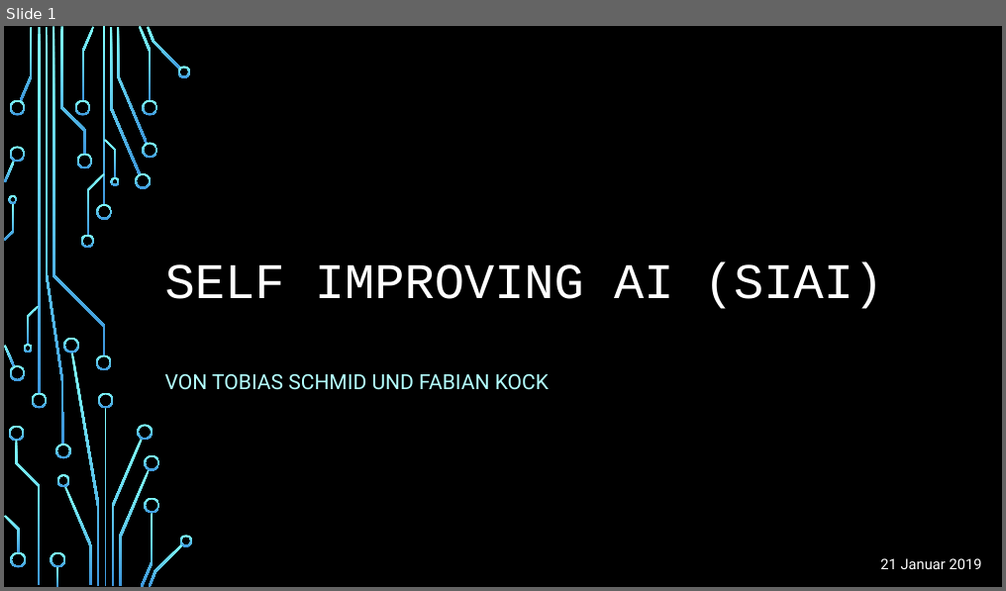
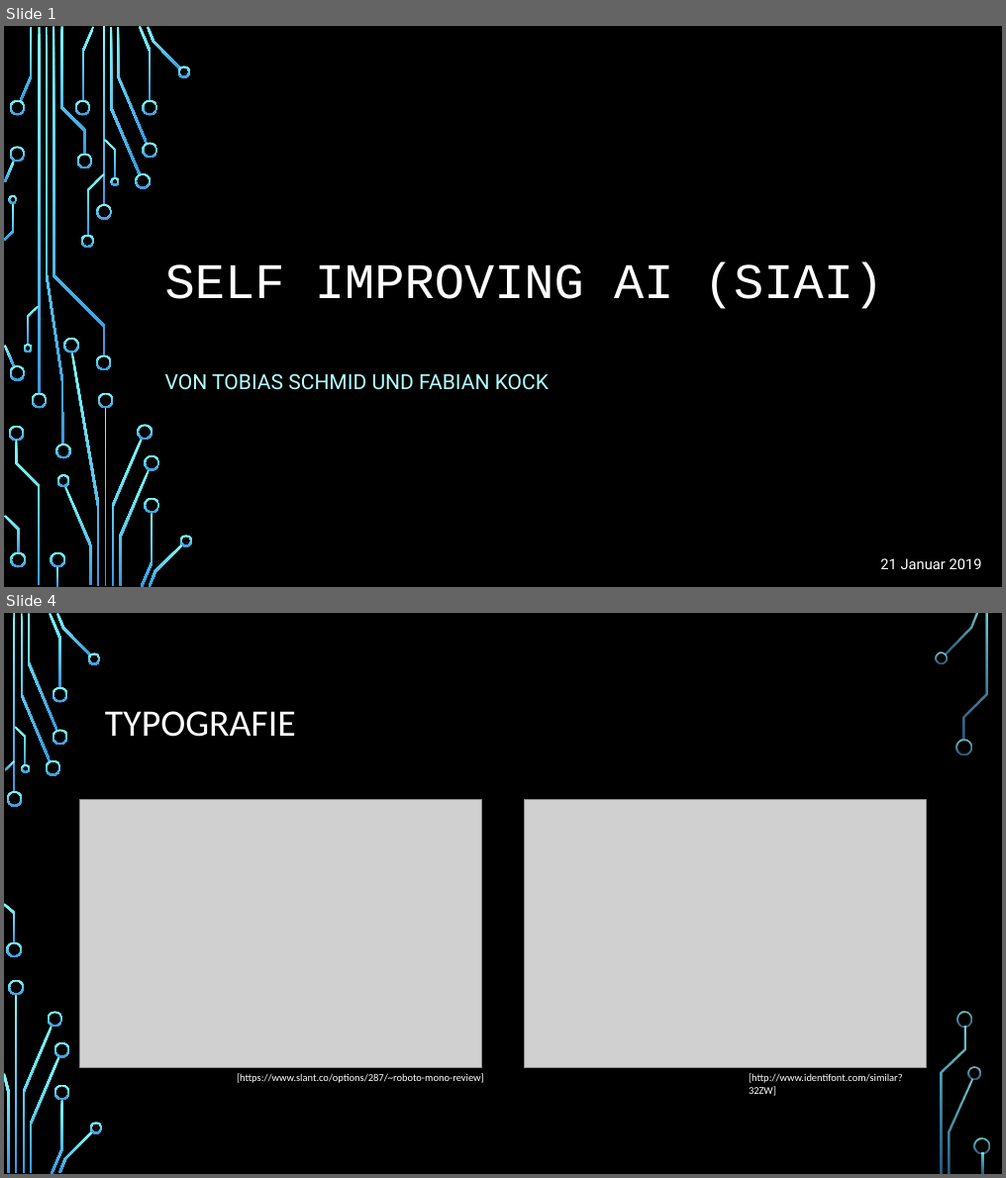
Before and after one commit to fabiankock/SiAI, a slide deck: Präsentationen/Finale_präsentation/siai_endpräsentation.pptx. Shown one above the other, each under a label of ours: slide 1 before the commit, slides 1 and 4 after it; the slides between them are not shown. The pictures are 1006x591 and 1006x1178 pixels, drawn with LibreOffice and Linux fonts; fonts in the diff are those of the drawing; grey boxes stand for pictures; background and template pictures are left out. Boxes give left, top, right and bottom in pixels: in the first picture for what was removed or moved away, otherwise in the second. Text is boxed around its words. In the diff, an @@ line names an element or a change of style, - is before the commit and + after.

```diff
--- a/Präsentationen/Finale_präsentation/siai_endpräsentation.pptx
+++ b/Präsentationen/Finale_präsentation/siai_endpräsentation.pptx
@@ slide 4 added at [4,613,1002,1174], background picture (left out) @@
@@ title added at [105,711,296,737], 36 pt, text #FFFFFF @@
+TYPOGRAFIE
@@ picture added at [79,800,481,1068] @@
@@ picture added at [525,800,927,1068] @@
@@ text added at [237,1073,484,1083], 10 pt, text #FFFFFF @@
+[https://www.slant.co/options/287/~roboto-mono-review]
@@ text added at [748,1073,903,1096], 10 pt, text #FFFFFF @@
+[http://www.identifont.com/similar?32ZW]
@@ group added at [4,613,990,1174]: 33 freeform shapes, 3 rectangles @@
```
Also in this commit, not shown: 1 slide changed, 3 other slides added, 3 other files.
